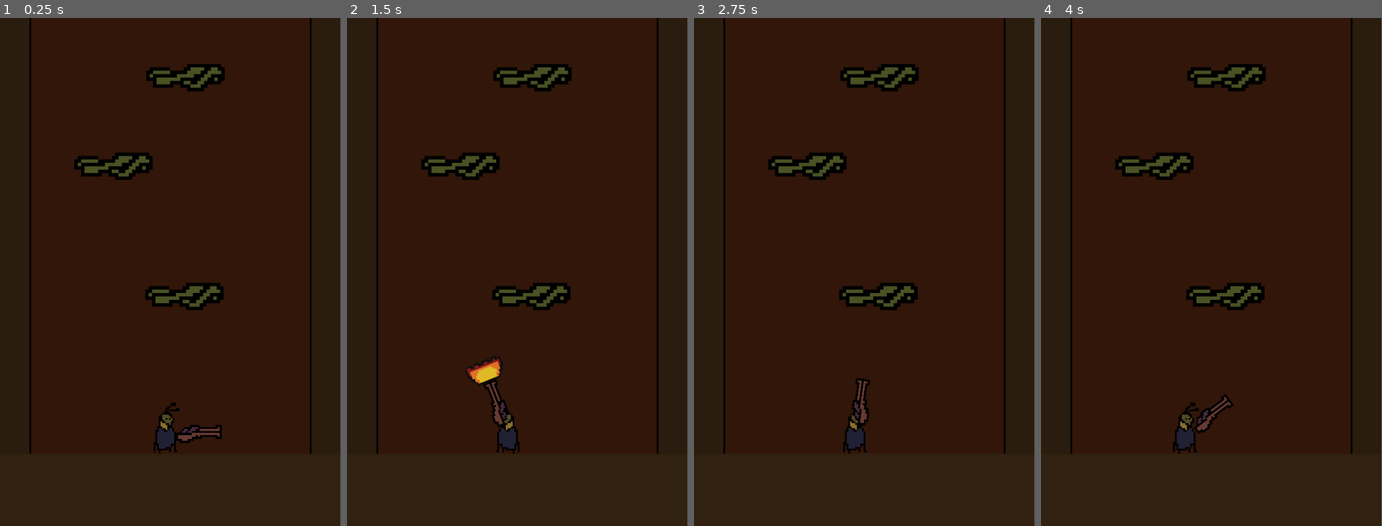
Above: before the commit, frames 1-4 (left to right).
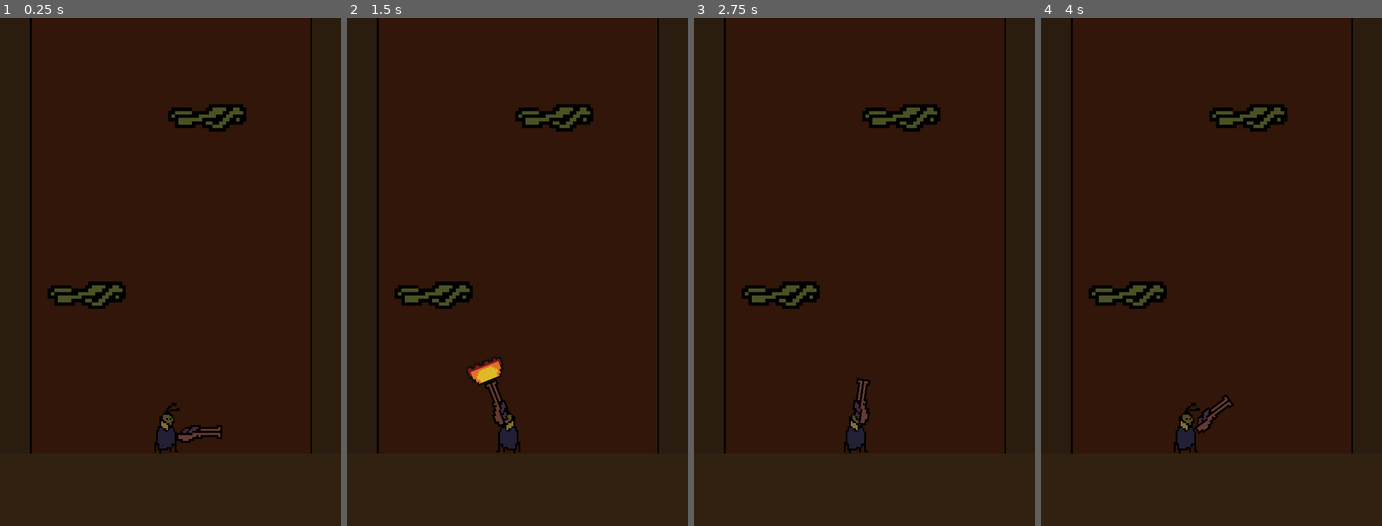
Above: after the commit, the same moments.

Repository: ottop/Shell_Jump_Go
Game: Godot game, scene res://main.tscn
Two runs of this game, one before a commit and one after it. Both use one fixed random seed, a clock stepped at 60 frames per second and the inputs below.
Inputs (mouse positions are in pixels of both pictures, inside the frame that each line leads up to):
- Up to frame 1 (0.25 s): no input
- Up to frame 2 (1.5 s): tap Enter at 0.5 s; move the mouse to (592, 246) at 0.52 s; click (592, 246) at 0.67 s; tap Space at 1.25 s; move the mouse to (449, 297) at 1.27 s; click (449, 297) at 1.42 s
- Up to frame 3 (2.75 s): tap Enter at 2 s; move the mouse to (898, 160) at 2.02 s; click (898, 160) at 2.17 s
- Up to frame 4 (4 s): tap Space at 2.75 s; move the mouse to (1194, 373) at 2.77 s; click (1194, 373) at 2.92 s; tap Enter at 3.5 s; move the mouse to (1313, 348) at 3.52 s; click (1313, 348) at 3.67 s
In our replay, the window is 536x800 before the commit and 537x800 after it. These sizes can differ from the game's own. Grey fills any space a smaller window leaves; there, only what the larger window draws over its background counts as a difference.

The runs differ from the first frame. In frame 1, 4.9% of the frame differs, in the area x 9-92%, y 0-86%; in frame 2, 5.1%; in frame 3, 5.0%; in frame 4, 5.0%.

Commit message:
Proper platform generation logic implemented

Diff:
--- a/main.gd
+++ b/main.gd
@@ -3,27 +3,52 @@
 @export var pf_scene: PackedScene
 @export var scaling = 0.6
 @export var pos_y_min = 150
-@export var pos_y_max = 250
+@export var pos_y_max = 350
 @export var pos_x_min = 44
 @export var pos_x_max = 403
+@export var start_y_minus = 300
 
 var prev_pos
+var platforms = []
 
 func _ready():
 	$Character.start($Start.position)
+
+	make_platform(true)
+
+	for x in range(10):
+		make_platform(false)
+
+func _process(delta):
+
+	if $Character.get_last_slide_collision() != null:
+
+		for i in range(platforms.size()):
+
+			if platforms[-i-1] == $Character.get_last_slide_collision().get_collider():
+
+				for j in range(platforms.size()-i-1):
+					make_platform(false)
+					platforms.remove_at(0)
+
+				break
+
+func make_platform(first):
 	var pf = pf_scene.instantiate()
 	pf.scale = Vector2(scaling,scaling)
-	pf.position.y=$Character.global_transform.origin.x
-	pf.position.y -= randf_range(pos_y_min-200, pos_y_max-200)
+
+	if first == false:
+		pf.position.y=prev_pos.y
+		pf.position.y -= randf_range(pos_y_min, pos_y_max)
+
+	else:
+		pf.position.y=$Character.global_transform.origin.x
+		pf.position.y -= randf_range(pos_y_min-start_y_minus, pos_y_max-start_y_minus)
+
 	pf.position.x += randf_range(pos_x_min,pos_x_max)
+
 	add_child(pf)
+
 	prev_pos = pf.position
 
-func _process(delta):
-	var pf = pf_scene.instantiate()
-	pf.scale = Vector2(scaling,scaling)
-	pf.position.y=prev_pos.y
-	pf.position.y -= randf_range(pos_y_min, pos_y_max)
-	pf.position.x += randf_range(pos_x_min,pos_x_max)
-	add_child(pf)
-	prev_pos = pf.position
+	platforms.append(pf)
--- a/project.godot
+++ b/project.godot
@@ -19,7 +19,7 @@
 
 window/size/viewport_width=600
 window/size/viewport_height=894
-window/size/resizable=false
+window/stretch/mode="canvas_items"
 
 [dotnet]
 
